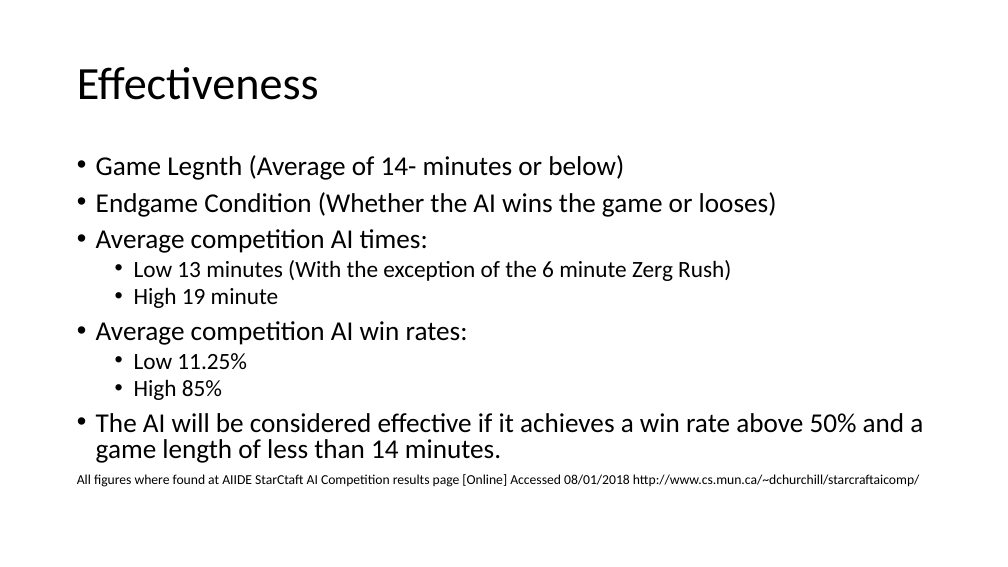
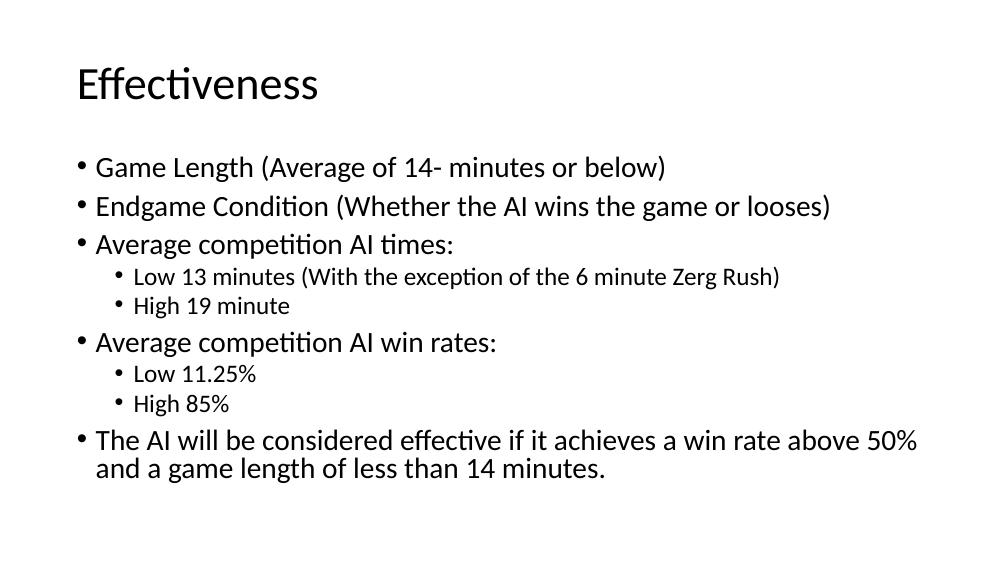
Before and after one commit to James120393/Dissertation_Artefact, a slide deck: slide 13 of ResultsPresentation.pptx (slide 11 before the commit). Drawn at 1008x567 pixels with LibreOffice and Linux fonts; fonts in the diff are those of the drawing. Boxes give left, top, right and bottom in pixels: in the first picture for what was removed or moved away, otherwise in the second. Text is boxed around its words. In the diff, an @@ line names an element or a change of style, - is before the commit and + after.

```diff
--- a/ResultsPresentation.pptx
+++ b/ResultsPresentation.pptx
@@ text at <box>96,155,666,182</box>: text changed; size 25.9 to 28 pt @@
-• Game Legnth (Average of 14- minutes or below)
+• Game Length (Average of 14- minutes or below)
@@ text at <box>96,194,918,483</box>: size 25.9 to 28 pt in "Endgame Condition (Whether the AI wins the ...", "Average competition AI times:", "Average competition AI win rates:", "The AI will be considered effective if ..."; size 22.2 to 24 pt in "Low 13 minutes (With the exception of ...", "High 19 minute", "Low 11.25%", "High 85%" @@
@@ text at <box>77,474,920,487</box>: paragraph removed @@
-All figures where found at AIIDE StarCtaft AI Competition results page [Online] Accessed 08/01/2018 http://www.cs.mun.ca/~dchurchill/starcraftaicomp/
```
Also in this commit, not shown: 5 other slides changed, 3 slides added, 2 other files.
